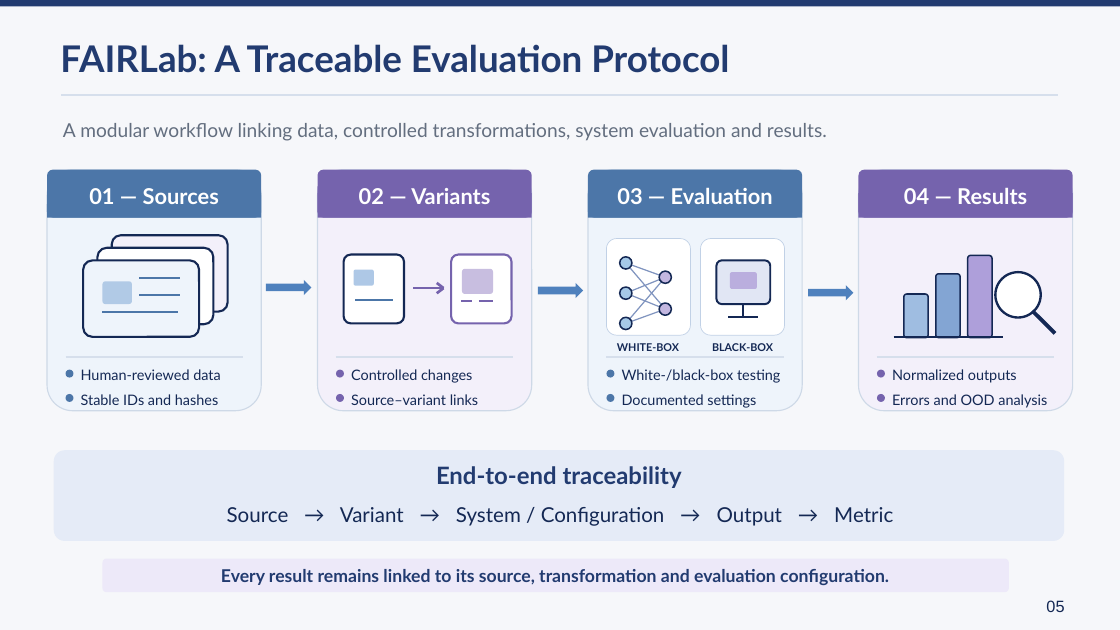
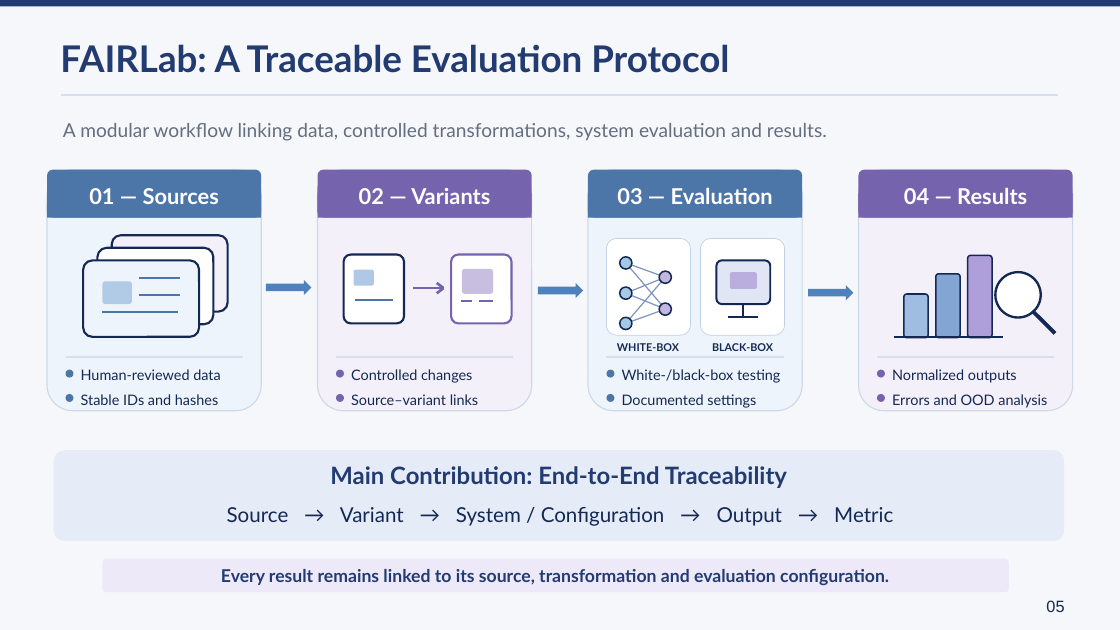
Before and after one commit to lmolinario/Molinario_Thesis_Defense_2026, a slide deck: slide 5 of Molinario_Thesis_Defense_2026.pptx. Drawn at 1120x630 pixels with LibreOffice and Linux fonts; fonts in the diff are those of the drawing. Boxes give left, top, right and bottom in pixels: in the first picture for what was removed or moved away, otherwise in the second. Text is boxed around its words. In the diff, an @@ line names an element or a change of style, - is before the commit and + after.

```diff
--- a/Molinario_Thesis_Defense_2026.pptx
+++ b/Molinario_Thesis_Defense_2026.pptx
@@ text at (330, 466, 787, 488): text changed @@
-End-to-end traceability
+Main Contribution: End-to-End Traceability
```
Also in this commit, not shown: 3 other slides changed, 1 other file.
